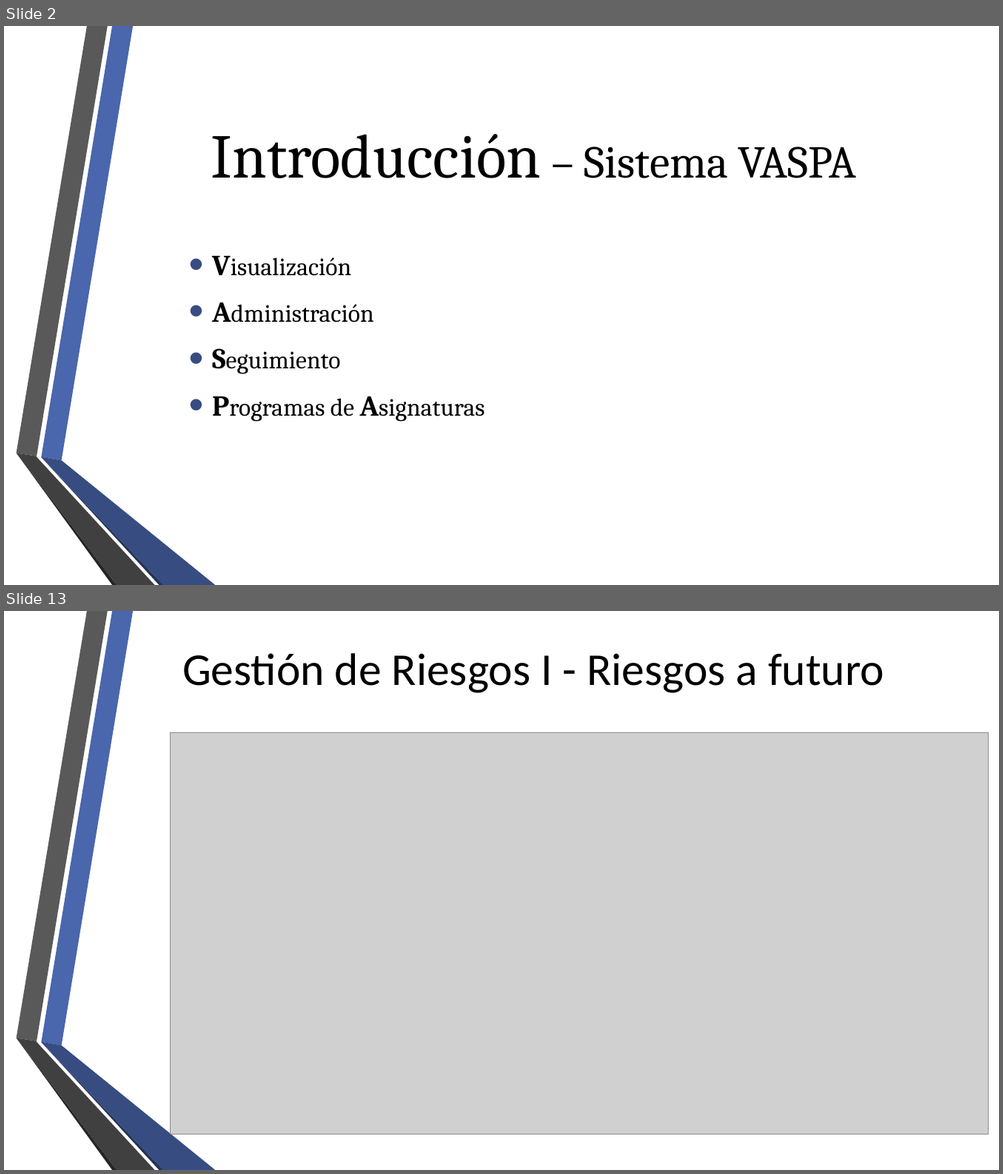
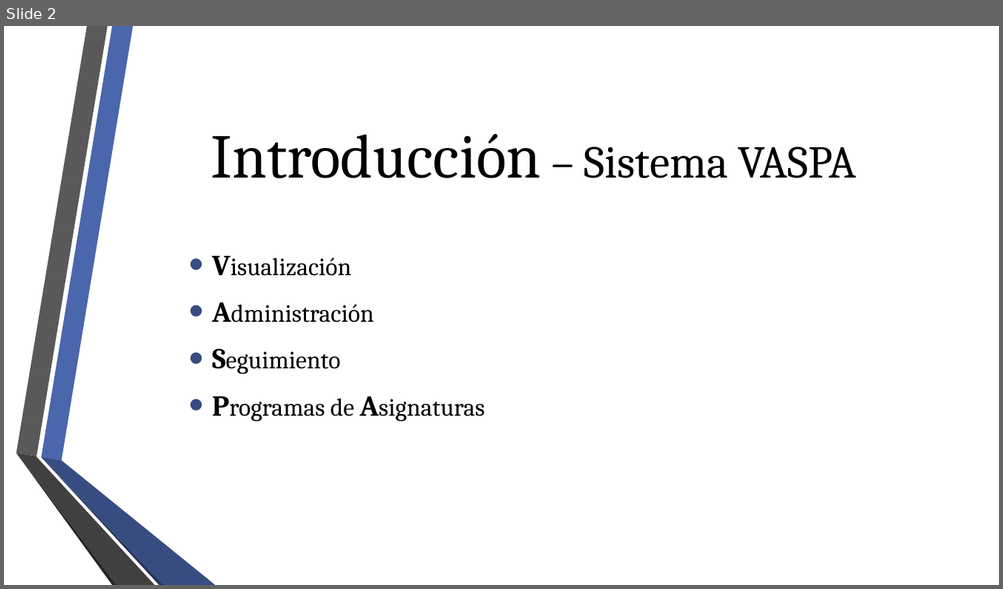
Before and after one commit to fge23/Sistema-VASPA, a slide deck: Presentaciones/Presentación VASPA septiembre 2020/Presentación VASPA - Septiembre 2020.pptx. Shown one above the other, each under a label of ours: slides 2 and 13 before the commit, slide 2 after it; the slides between them are not shown. The pictures are 1003x1174 and 1003x589 pixels, drawn with LibreOffice and Linux fonts; fonts in the diff are those of the drawing; grey boxes stand for pictures; background and template pictures are left out. Boxes give left, top, right and bottom in pixels: in the first picture for what was removed or moved away, otherwise in the second. Text is boxed around its words. In the diff, an @@ line names an element or a change of style, - is before the commit and + after.

```diff
--- a/Presentaciones/Presentación VASPA septiembre 2020/Presentación VASPA - Septiembre 2020.pptx
+++ b/Presentaciones/Presentación VASPA septiembre 2020/Presentación VASPA - Septiembre 2020.pptx
@@ slide 13 removed at (x1=4, y1=611, x2=999, y2=1170), background picture (left out); not listed: 6 template elements that a slide beside it also shows @@
@@ title removed at (x1=182, y1=653, x2=884, y2=693) @@
-Gestión de Riesgos I - Riesgos a futuro
@@ picture removed at (x1=170, y1=732, x2=988, y2=1134) @@
```
Also in this commit, not shown: 1 slide changed, 15 slides added, 10 other slides removed, 1 other file.
